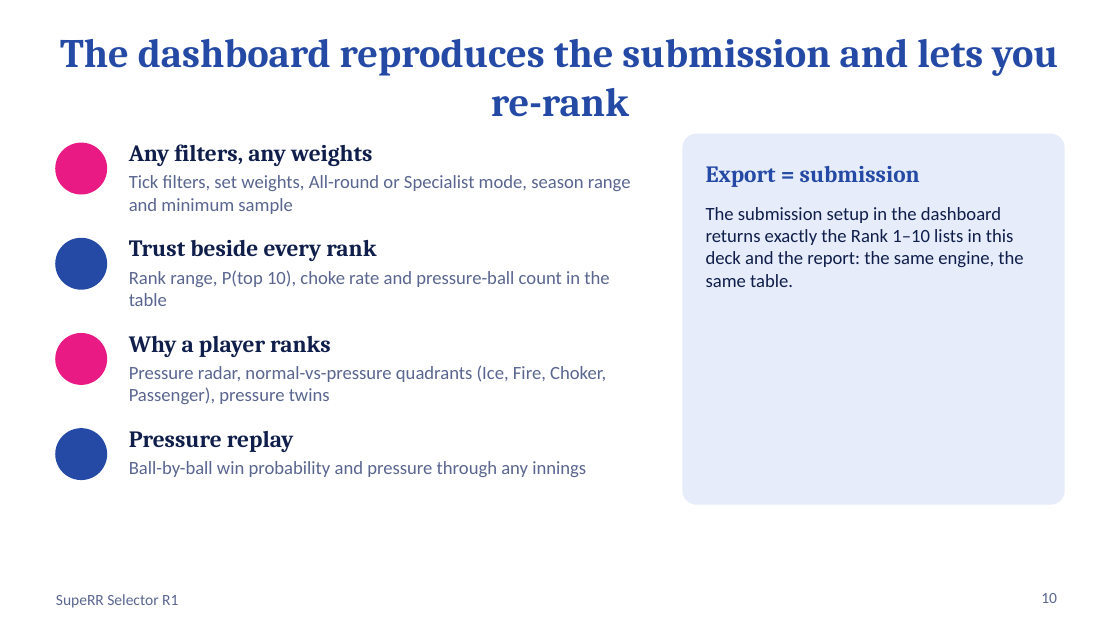
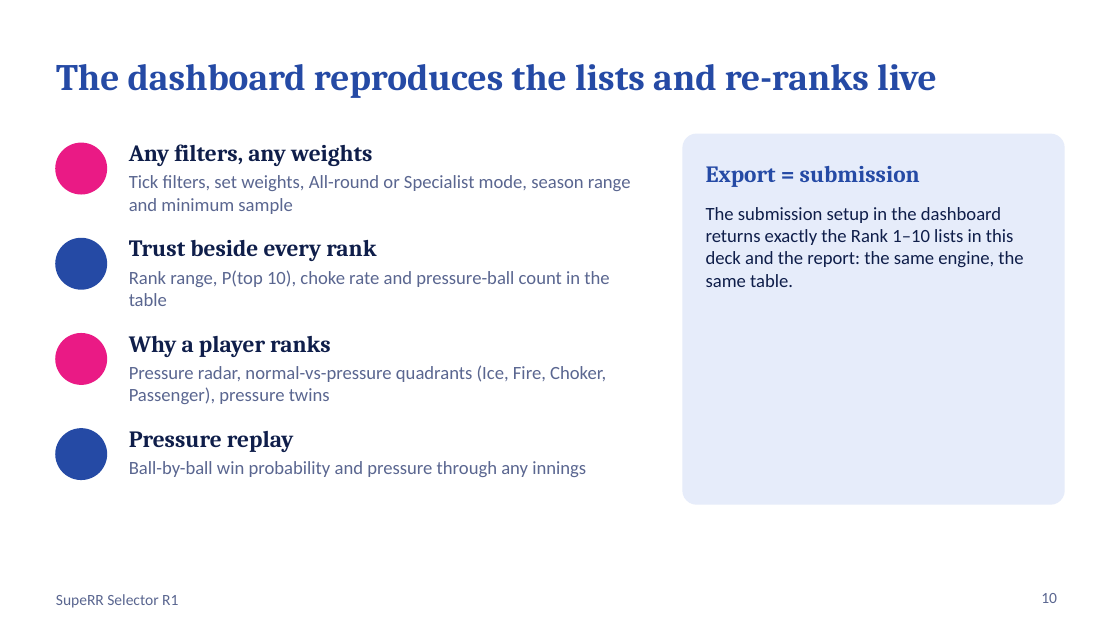
Before and after one commit to GuninderSinghBhatia/superr-selector, a slide deck: slide 10 of reports/SupeRR_Selector_R1.pptx. Drawn at 1120x630 pixels with LibreOffice and Linux fonts; fonts in the diff are those of the drawing. Boxes give left, top, right and bottom in pixels: in the first picture for what was removed or moved away, otherwise in the second. Text is boxed around its words. In the diff, an @@ line names an element or a change of style, - is before the commit and + after.

```diff
--- a/reports/SupeRR_Selector_R1.pptx
+++ b/reports/SupeRR_Selector_R1.pptx
@@ title at [56,64,937,98]: text changed; size 26 to 24 pt @@
-The dashboard reproduces the submission and lets you re-rank
+The dashboard reproduces the lists and re-ranks live
```
Also in this commit, not shown: 11 other slides changed, 2 other files.
